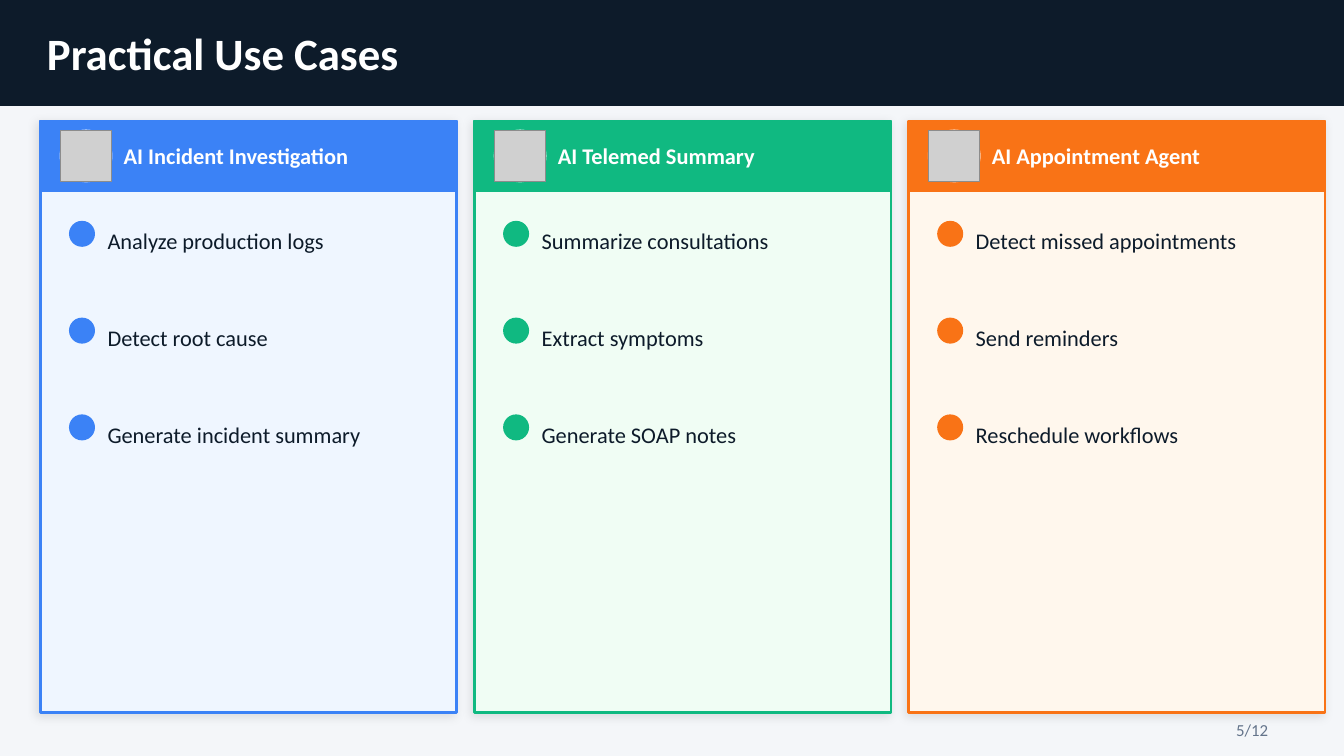
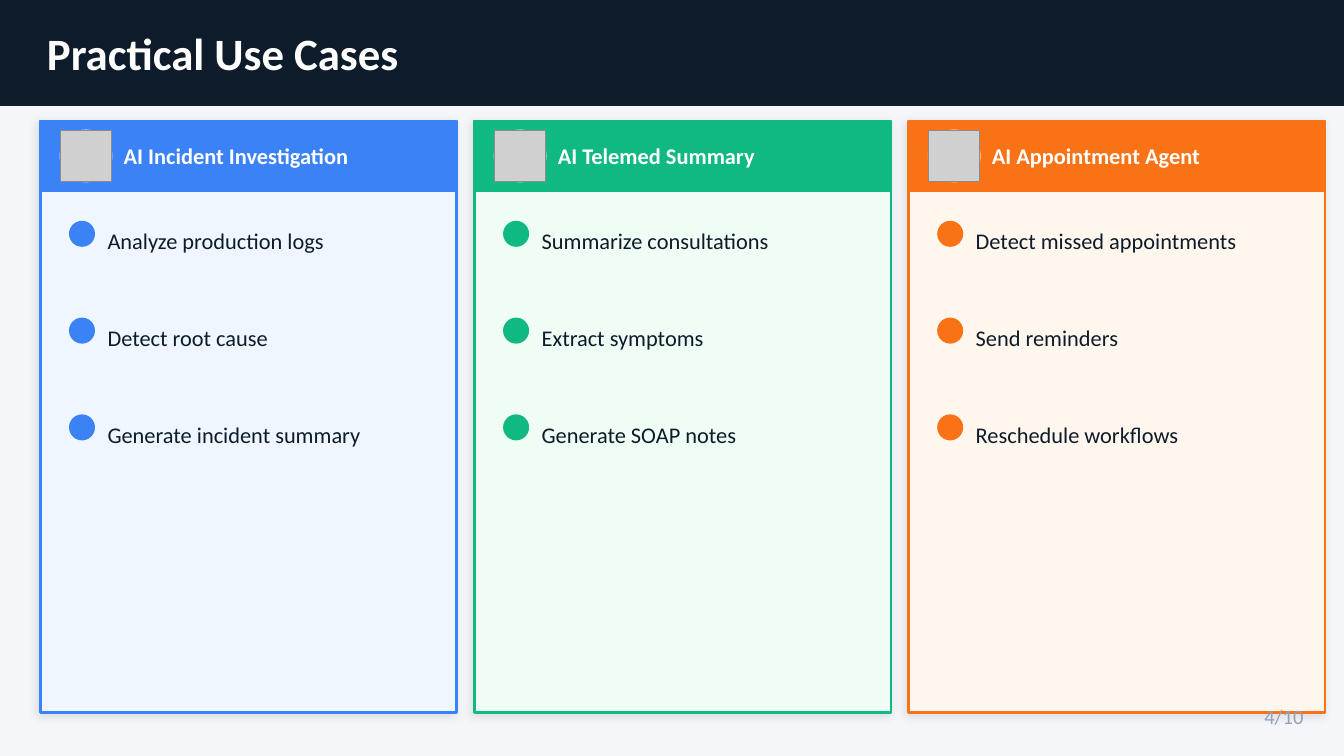
Before and after one commit to Ligerking007/JakapanK-Portfolio, a slide deck: slide 4 of public/before2021/sampleprojects/6-sharetoteam/Agentic_AI_TeamSharing_2026_05_JakapanK.pptx (slide 5 before the commit). Drawn at 1344x756 pixels with LibreOffice and Linux fonts; fonts in the diff are those of the drawing; grey boxes stand for pictures. Boxes give left, top, right and bottom in pixels: in the first picture for what was removed or moved away, otherwise in the second. Text is boxed around its words. In the diff, an @@ line names an element or a change of style, - is before the commit and + after.

```diff
--- a/public/before2021/sampleprojects/6-sharetoteam/Agentic_AI_TeamSharing_2026_05_JakapanK.pptx
+++ b/public/before2021/sampleprojects/6-sharetoteam/Agentic_AI_TeamSharing_2026_05_JakapanK.pptx
@@ text "4/10" at [1264, 710, 1303, 725]: vertical alignment top to middle @@
@@ text at [1264, 710, 1303, 725]: text changed; size 9 to 11 pt; text colour #64748B to #94A3B8 @@
-5/12
+4/10
```
Also in this commit, not shown: 9 other slides changed, 2 slides removed.
